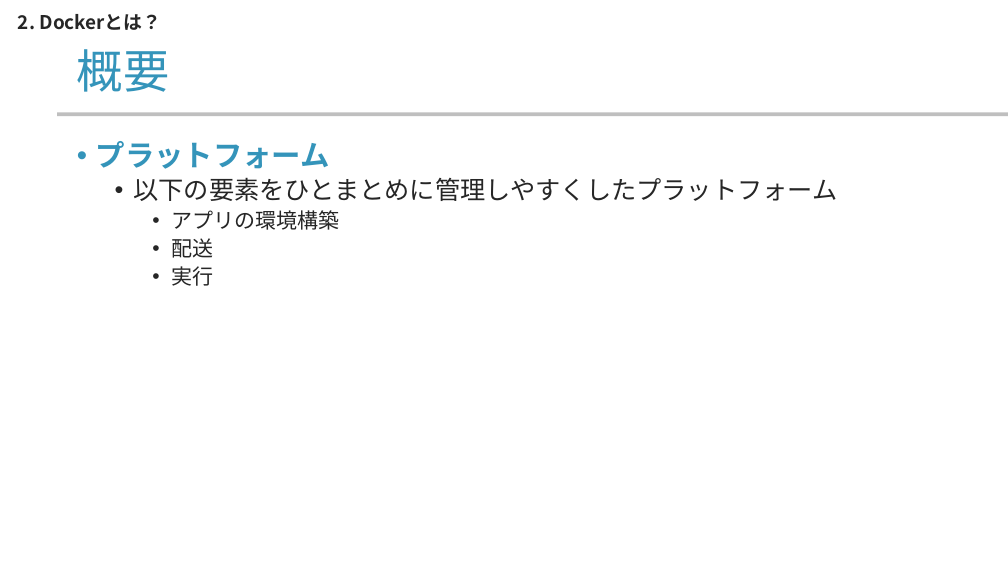
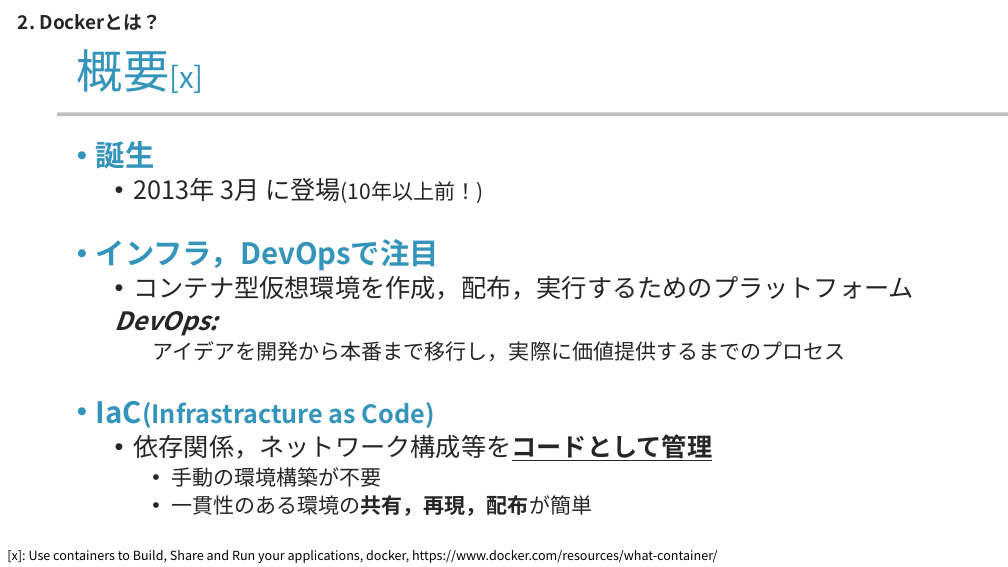
Before and after one commit to yamada-ai/java-prac, a slide deck: slide 8 of docker-container.pptx. Drawn at 1008x567 pixels with LibreOffice and Linux fonts; fonts in the diff are those of the drawing; background and template pictures are left out. Boxes give left, top, right and bottom in pixels: in the first picture for what was removed or moved away, otherwise in the second. Text is boxed around its words. In the diff, an @@ line names an element or a change of style, - is before the commit and + after.

Commit message:
pptx docker v4

```diff
--- a/docker-container.pptx
+++ b/docker-container.pptx
@@ title at [77, 49, 203, 93]: text changed; size 44 to 28 pt @@
-概要
+概要[x]
@@ text at [96, 141, 914, 516]: text changed @@
-• プラットフォーム
-  • 以下の要素をひとまとめに管理しやすくしたプラットフォーム
-    • アプリの環境構築
-    • 配送
-    • 実行
+• 誕生
+  • 2013年 3月 に登場(10年以上前！)
+• インフラ，DevOpsで注目
+  • コンテナ型仮想環境を作成，配布，実行するためのプラットフォーム
+  DevOps:
+    アイデアを開発から本番まで移行し，実際に価値提供するまでのプロセス
+• IaC(Infrastracture as Code)
+  • 依存関係，ネットワーク構成等をコードとして管理
+    • 手動の環境構築が不要
+    • 一貫性のある環境の共有，再現，配布が簡単
@@ text added at [7, 550, 718, 563], 12 pt, text #000000 @@
+[x]: Use containers to Build, Share and Run your applications, docker, https://www.docker.com/resources/what-container/
```
